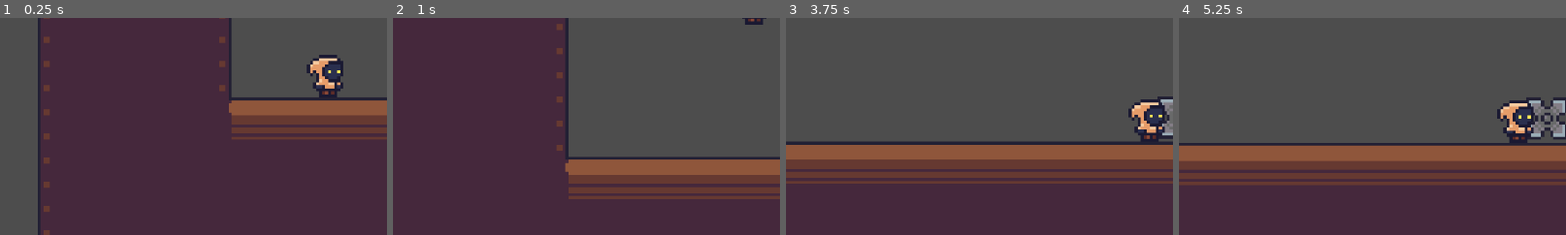
Above: before the commit, frames 1-4 (left to right).
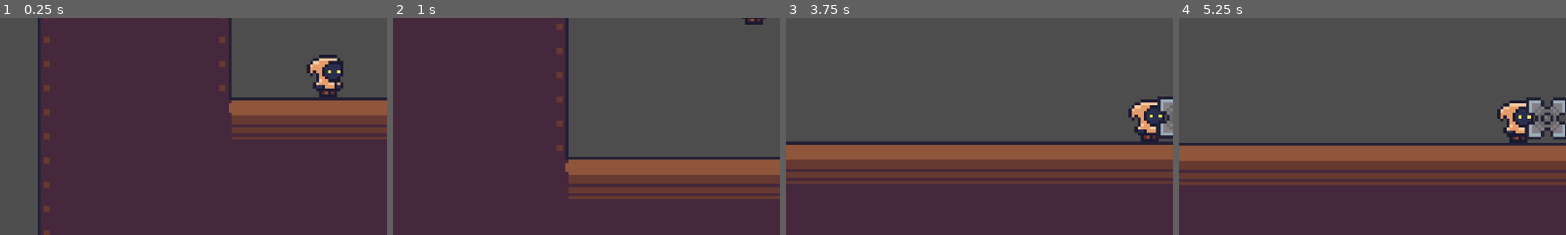
Above: after the commit, the same moments.

Repository: IWantMyLemons/Feed-the-Cat
Game: Godot game, scene res://Assets/Scenes/Area/area_5.tscn
Two runs of this game, one before a commit and one after it. Both use one fixed random seed, a clock stepped at 60 frames per second and the inputs below. This scene is started directly instead of the project's main scene.
Inputs:
- Up to frame 1 (0.25 s): no input
- Up to frame 2 (1 s): hold D (Move Right) from 0.53 s (still down); tap Space (Jump) at 0.77 s
- Up to frame 3 (3.75 s): tap Space (Jump) at 1.52, 3.02 s; release D (Move Right) at 2.03 s; hold A (Move Left) 2.03-2.78 s; hold D (Move Right) from 2.78 s (still down)
- Up to frame 4 (5.25 s): tap Space (Jump) at 3.77, 4.52 s; release D (Move Right) at 4.28 s; hold A (Move Left) 4.28-5.03 s; hold D (Move Right) from 5.03 s (still down)
The pictures show only the part of the screen within x 8-58%, y 43-93%; the shares and areas given below are measured in that part.

Frames 1-2 are identical in both runs. In frame 3, 0.1% of the frame differs, in the area x 95-98%, y 38-55%; in frame 4, 0.1%, in the area x 89-92%, y 39-55%.
Error before the commit: Invalid access to property or key 'collect_spam' on a base object of type 'null instance'. (res://Assets/Scripts/game_manager.gd:9)

Commit message:
fixed area 5
turns out the game_manager was on the tilemap :/

Diff:
--- a/Assets/Scenes/Area/area_5.tscn
+++ b/Assets/Scenes/Area/area_5.tscn
@@ -47,4 +47,5 @@
 curve = SubResource("Curve2D_pklmc")
 path_time = 4.5
 
+[connection signal="ready" from="." to="." method="_on_ready"]
 [connection signal="ready" from="LevelTerrain" to="LevelTerrain" method="_on_ready"]
Not shown: 1 places in Assets/Scenes/Area/area_5.tscn that only renumber resources
